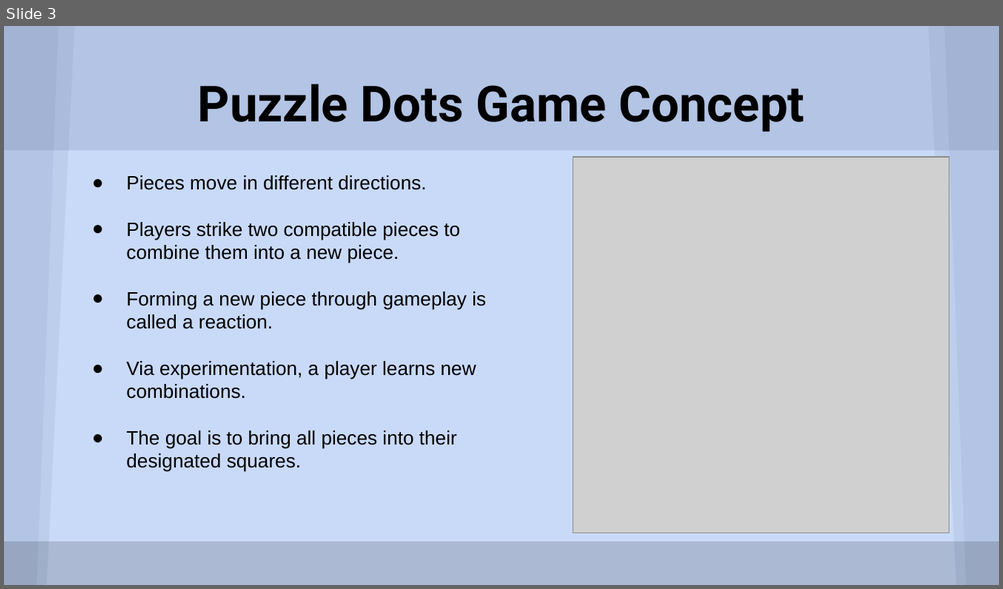
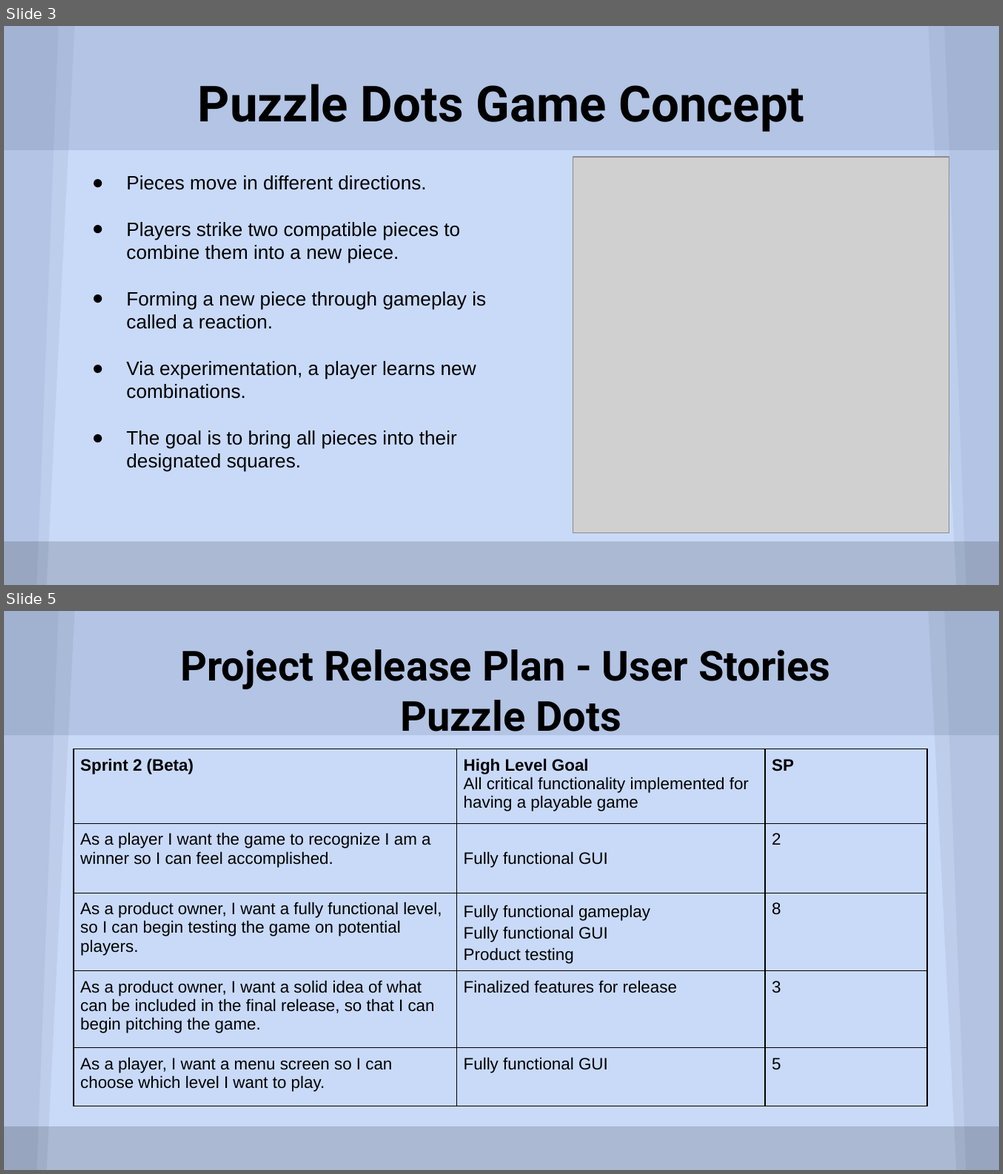
Before and after one commit to JeffreyBPetersen/Llama-Food-Puzzle-Game, a slide deck: CS115 LF Presentation.pptx. Shown one above the other, each under a label of ours: slide 3 before the commit, slides 3 and 5 after it; the slides between them are not shown. The pictures are 1003x589 and 1003x1174 pixels, drawn with LibreOffice and Linux fonts; fonts in the diff are those of the drawing; grey boxes stand for pictures. Boxes give left, top, right and bottom in pixels: in the first picture for what was removed or moved away, otherwise in the second. Text is boxed around its words. In the diff, an @@ line names an element or a change of style, - is before the commit and + after.

Commit message:
Revise Presentation and Release Plan
Final drafts for power-point presentation and release plan.

```diff
--- a/CS115 LF Presentation.pptx
+++ b/CS115 LF Presentation.pptx
@@ slide 5 added at <box>4,611,999,1170</box>, background #C9DAF8; not listed: 4 template elements that a slide beside it also shows @@
@@ freeform shape added at <box>4,611,74,1170</box>, fill #5A6378 at 10% opacity @@
@@ freeform shape added at <box>928,611,999,1170</box>, fill #5A6378 at 10% opacity @@
@@ title added at <box>180,649,830,732</box>, 30 pt, text #000000, bold @@
+Project Release Plan - User Stories
+Puzzle Dots
@@ table added at <box>74,749,927,1095</box>, 5 rows, 3 columns @@
+Sprint 2 (Beta) | High Level Goal / All critical functionality implemented for having a playable game | SP
+As a player I want the game to recognize I am a winner so I can feel accomplished. | Fully functional GUI | 2
+As a product owner, I want a fully functional level, so I can begin testing the game on potential players. | Fully functional gameplay / Fully functional GUI / Product testing | 8
+As a product owner, I want a solid idea of what can be included in the final release, so that I can begin pitching the game. | Finalized features for release | 3
+As a player, I want a menu screen so I can choose which level I want to play. | Fully functional GUI | 5
```
Also in this commit, not shown: 3 slides changed, 1 other slide added, 1 slide removed, 1 other file.
